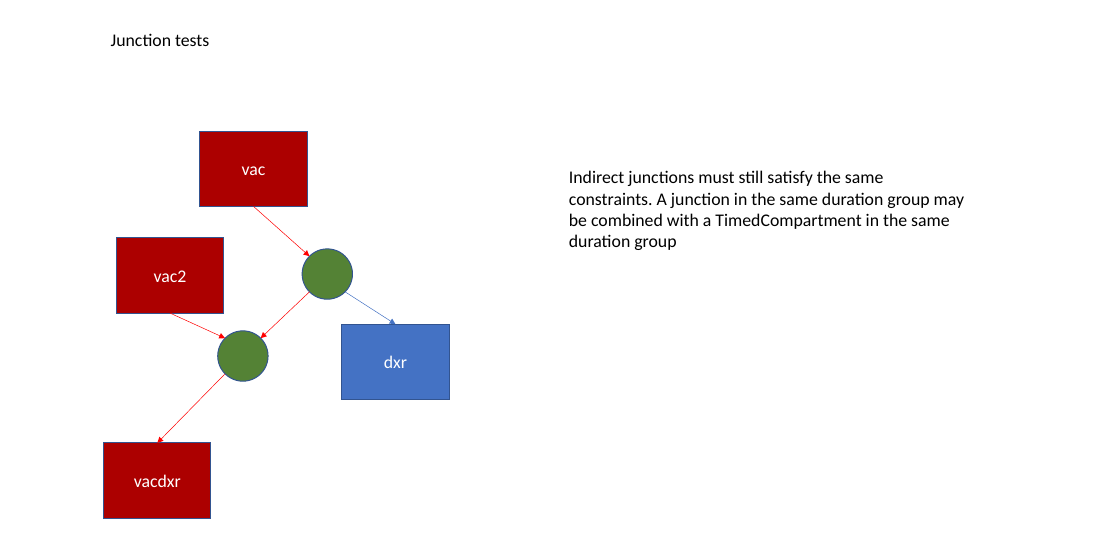
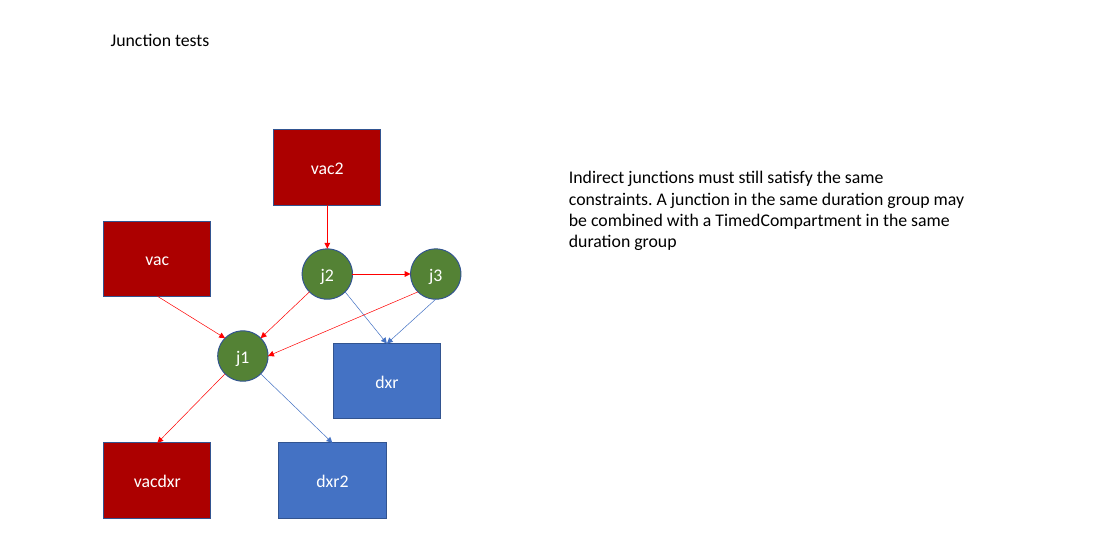
Before and after one commit to atomicateam/atomica, a slide deck: slide 5 of docs/general/timed-examples.pptx. Drawn at 1120x560 pixels with LibreOffice and Linux fonts; fonts in the diff are those of the drawing. Boxes give left, top, right and bottom in pixels: in the first picture for what was removed or moved away, otherwise in the second. Text is boxed around its words. In the diff, an @@ line names an element or a change of style, - is before the commit and + after.

```diff
--- a/docs/general/timed-examples.pptx
+++ b/docs/general/timed-examples.pptx
@@ rectangle "vac2" moved from (x1=117, y1=238, x2=224, y2=314) to (x1=274, y1=130, x2=381, y2=206) @@
@@ arrow moved from (254, 206) - (309, 256) to (327, 205) - (327, 249) @@
@@ rectangle "vac" moved from (x1=200, y1=132, x2=307, y2=207) to (x1=104, y1=221, x2=211, y2=297) @@
@@ text in ellipse at (x1=321, y1=269, x2=334, y2=284): text added @@
+j2
@@ ellipse added at (x1=410, y1=249, x2=461, y2=299), fill #548235, outline #325491 1 pt, 18 pt, text #FFFFFF @@
+j3
@@ arrow moved from (170, 313) - (225, 338) to (157, 296) - (225, 338) @@
@@ arrow added from (418, 292) to (268, 356), #FF0000 0.5 pt @@
@@ arrow moved from (345, 292) - (395, 324) to (345, 292) - (387, 343) @@
@@ arrow added from (353, 274) to (410, 274), #FF0000 0.5 pt @@
@@ arrow added from (436, 299) to (387, 343), #4472C4 0.5 pt @@
@@ text in ellipse at (x1=236, y1=351, x2=249, y2=366): text added @@
+j1
@@ rectangle "dxr" moved from (x1=342, y1=324, x2=449, y2=400) to (x1=334, y1=343, x2=441, y2=419) @@
@@ arrow added from (261, 374) to (332, 443), #4472C4 0.5 pt @@
@@ rectangle added at (x1=279, y1=443, x2=386, y2=518), fill #4472C4, outline #325491 1 pt, 18 pt, text #FFFFFF @@
+dxr2
```
Also in this commit, not shown: 3 slides added, 3 other files.
